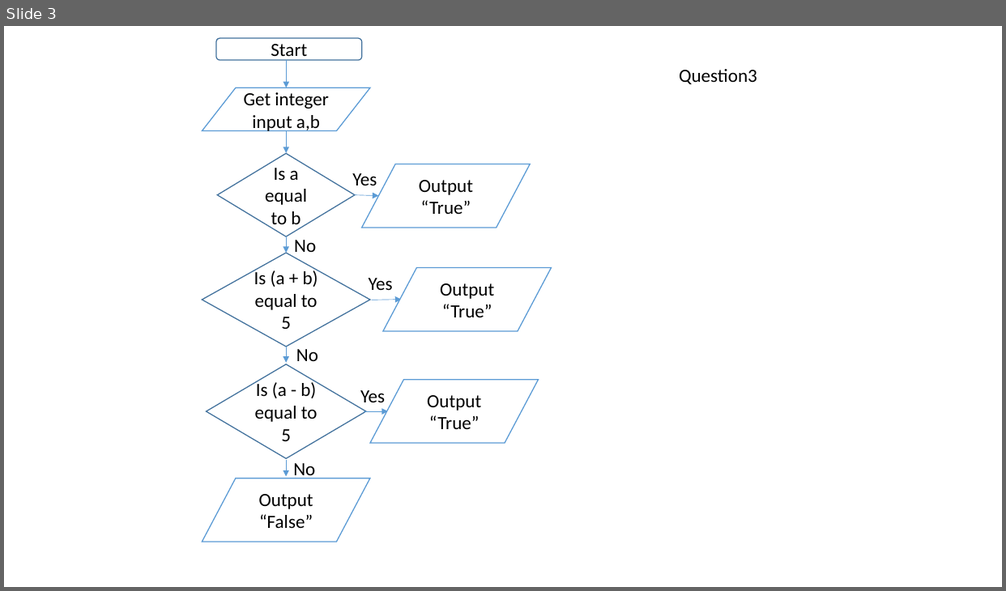
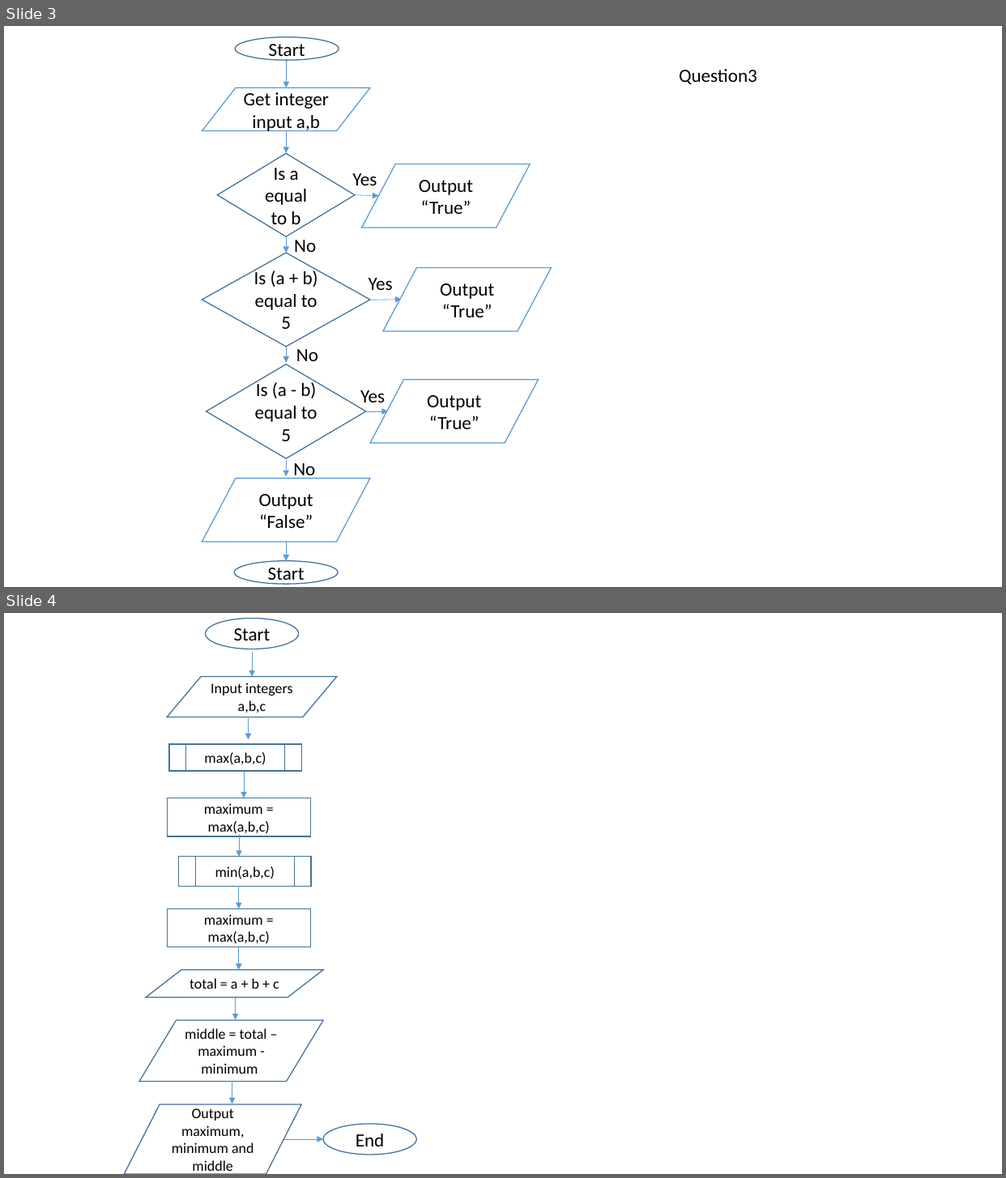
Before and after one commit to georgeuwagbale/georgeCSC102, a slide deck: George_Uwagbale_flowchart.pptx. Shown one above the other, each under a label of ours: slide 3 before the commit, slides 3 and 4 after it. The pictures are 1006x591 and 1006x1178 pixels, drawn with LibreOffice and Linux fonts; fonts in the diff are those of the drawing. Boxes give left, top, right and bottom in pixels: in the first picture for what was removed or moved away, otherwise in the second. Text is boxed around its words. In the diff, an @@ line names an element or a change of style, - is before the commit and + after.

```diff
--- a/George_Uwagbale_flowchart.pptx
+++ b/George_Uwagbale_flowchart.pptx
@@ slide 4 added at <box>4,613,1002,1174</box>, background #FFFFFF @@
@@ ellipse added at <box>206,618,299,649</box>, fill #FFFFFF, outline #43739E 1 pt, 18 pt, text #000000 @@
+Start
@@ arrow added from (252, 652) to (252, 677), #5B9BD5 0.5 pt @@
@@ flow chart input output added at <box>167,677,337,717</box>, fill #FFFFFF, outline #43739E 1 pt, 14 pt, text #000000 @@
+Input integers a,b,c
@@ arrow added from (248, 717) to (248, 739), #5B9BD5 0.5 pt @@
@@ flow chart predefined process added at <box>169,744,302,771</box>, fill #FFFFFF, outline #43739E 1 pt, 14 pt, text #000000 @@
+max(a,b,c)
@@ arrow added from (244, 772) to (244, 798), #5B9BD5 0.5 pt @@
@@ rectangle added at <box>167,798,311,836</box>, fill #FFFFFF, outline #43739E 1 pt, 14 pt, text #000000 @@
+maximum = max(a,b,c)
@@ arrow added from (239, 835) to (239, 857), #5B9BD5 0.5 pt @@
@@ flow chart predefined process added at <box>179,856,312,886</box>, fill #FFFFFF, outline #43739E 1 pt, 14 pt, text #000000 @@
+min(a,b,c)
@@ arrow added from (239, 886) to (239, 909), #5B9BD5 0.5 pt @@
@@ rectangle added at <box>167,909,311,947</box>, fill #FFFFFF, outline #43739E 1 pt, 14 pt, text #000000 @@
+maximum = max(a,b,c)
@@ arrow added from (239, 948) to (239, 970), #5B9BD5 0.5 pt @@
@@ flow chart input output added at <box>146,970,323,998</box>, fill #FFFFFF, outline #43739E 1 pt, 14 pt, text #000000 @@
+total = a + b + c
@@ arrow added from (236, 998) to (236, 1020), #5B9BD5 0.5 pt @@
@@ flow chart input output added at <box>139,1021,324,1082</box>, fill #FFFFFF, outline #43739E 1 pt, 14 pt, text #000000 @@
+middle = total – maximum - minimum
@@ arrow added from (232, 1082) to (232, 1104), #5B9BD5 0.5 pt @@
@@ flow chart input output added at <box>125,1105,302,1174</box>, fill #FFFFFF, outline #43739E 1 pt, 14 pt, text #000000 @@
+Output maximum, minimum and middle
@@ arrow added from (285, 1139) to (323, 1139), #5B9BD5 0.5 pt @@
@@ ellipse added at <box>323,1124,416,1155</box>, fill #FFFFFF, outline #43739E 1 pt, 18 pt, text #000000 @@
+End
@@ slide 3 changed as well @@
@@ ellipse "Start": place and size @@
-ellipse "Start" at <box>216,38,363,60</box>
+ellipse "Start" at <box>236,37,339,61</box>
@@ ellipse "Start" at <box>236,37,339,61</box>: rounded rectangle to ellipse @@
@@ arrow added from (286, 543) to (286, 561), #5B9BD5 0.5 pt @@
@@ ellipse added at <box>235,561,338,584</box>, fill #FFFFFF, outline #43739E 1 pt, 18 pt, text #000000 @@
+Start
```
Also in this commit, not shown: 2 other slides changed, 1 other slide added.
